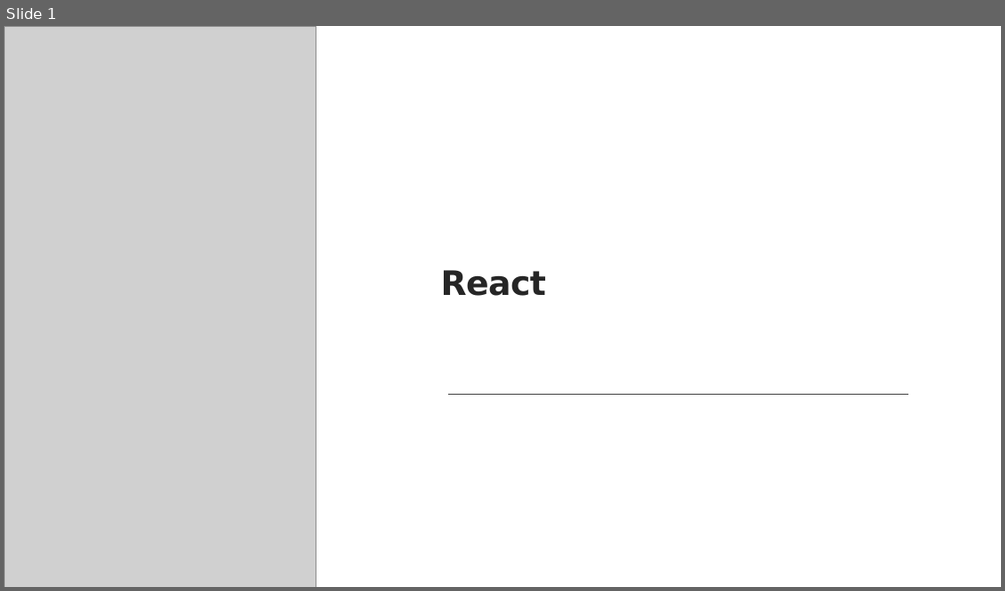
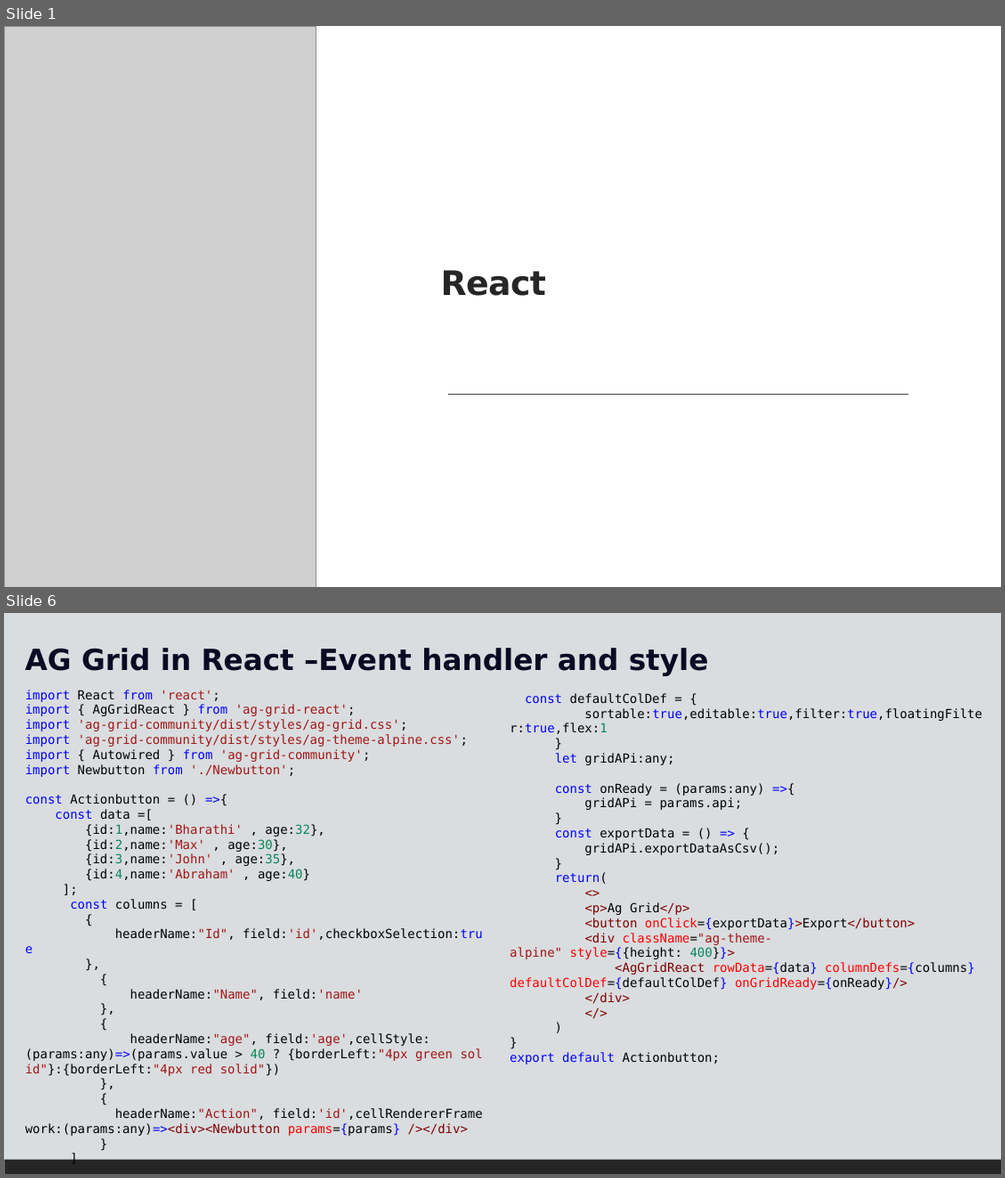
Before and after one commit to bharathi2k6/Learn_React, a slide deck: doc/React-7.pptx. Shown one above the other, each under a label of ours: slide 1 before the commit, slides 1 and 6 after it; the slides between them are not shown. The pictures are 1005x591 and 1005x1178 pixels, drawn with LibreOffice and Linux fonts; fonts in the diff are those of the drawing; grey boxes stand for pictures. Boxes give left, top, right and bottom in pixels: in the first picture for what was removed or moved away, otherwise in the second. Text is boxed around its words. In the diff, an @@ line names an element or a change of style, - is before the commit and + after.

Commit message:
AG grid

```diff
--- a/doc/React-7.pptx
+++ b/doc/React-7.pptx
@@ slide 6 added at [4, 613, 1001, 1174], background #FFFFFF; not listed: 1 template element that a slide beside it also shows @@
@@ rectangle added at [4, 613, 1001, 1159], fill #D9DDDF @@
@@ text added at [25, 648, 709, 676], 28 pt, text #0A0A23, bold @@
+AG Grid in React –Event handler and style
@@ text added at [25, 690, 483, 1135], 12 pt, text #000000 @@
+import React from 'react';
+import { AgGridReact } from 'ag-grid-react';
+import 'ag-grid-community/dist/styles/ag-grid.css';
+import 'ag-grid-community/dist/styles/ag-theme-alpine.css';
+import { Autowired } from 'ag-grid-community';
+import Newbutton from './Newbutton';
+const Actionbutton = () =>{
+const data =[
+{id:1,name:'Bharathi' , age:32},
+{id:2,name:'Max' , age:30},
+{id:3,name:'John' , age:35},
+{id:4,name:'Abraham' , age:40}
+];
+const columns = [
+{
+headerName:"Id", field:'id',checkboxSelection:true
+},
+{
+headerName:"Name", field:'name'
+},
+{
+headerName:"age", field:'age',cellStyle:(params:any)=>(params.value > 40 ? {borderLeft:"4px green solid"}:{borderLeft:"4px red solid"})
+},
+{
+headerName:"Action", field:'id',cellRendererFramework:(params:any)=><div><Newbutton params={params} /></div>
+}
+]
@@ text added at [510, 693, 982, 1064], 12 pt, text #000000 @@
+const defaultColDef = {
+sortable:true,editable:true,filter:true,floatingFilter:true,flex:1
+}
+let gridAPi:any;
+const onReady = (params:any) =>{
+gridAPi = params.api;
+}
+const exportData = () => {
+gridAPi.exportDataAsCsv();
+}
+return(
+<>
+<p>Ag Grid</p>
+<button onClick={exportData}>Export</button>
+<div className="ag-theme-alpine" style={{height: 400}}>
+<AgGridReact rowData={data} columnDefs={columns} defaultColDef={defaultColDef} onGridReady={onReady}/>
+</div>
+</>
+)
+}
+export default Actionbutton;
```
Also in this commit, not shown: 1 slide changed, 6 other slides added, 24 other files.
